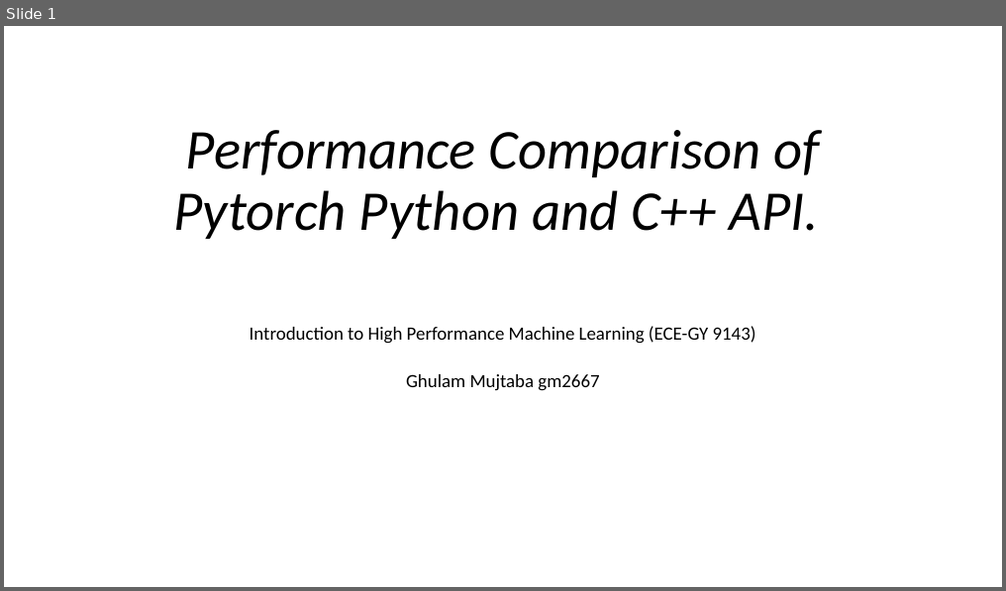
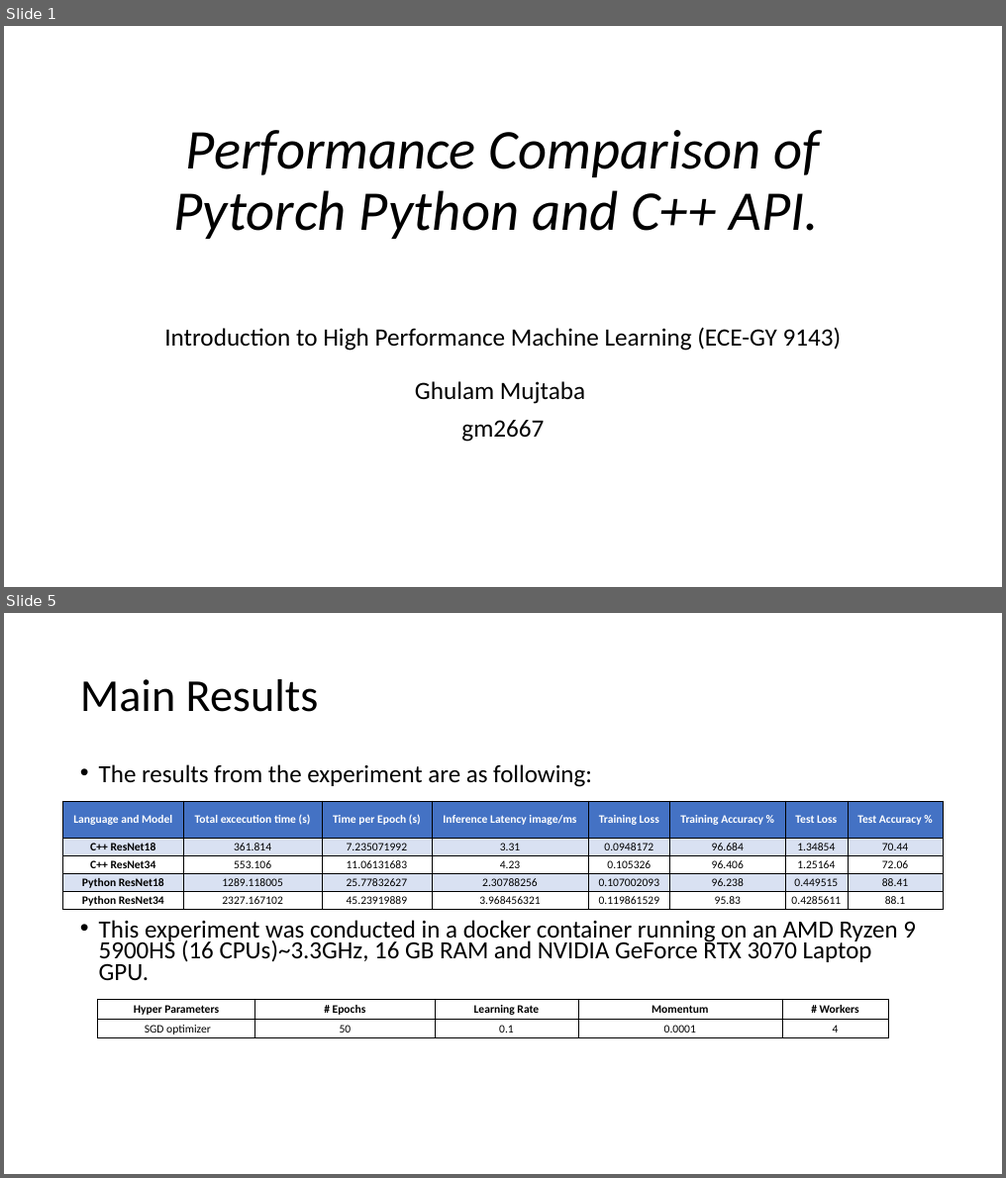
Before and after one commit to GM223/pytorch_python_cpp_benchmark_comparison, a slide deck: docs/project_presentation_gm2667.pptx. Shown one above the other, each under a label of ours: slide 1 before the commit, slides 1 and 5 after it; the slides between them are not shown. The pictures are 1006x591 and 1006x1178 pixels, drawn with LibreOffice and Linux fonts; fonts in the diff are those of the drawing. Boxes give left, top, right and bottom in pixels: in the first picture for what was removed or moved away, otherwise in the second. Text is boxed around its words. In the diff, an @@ line names an element or a change of style, - is before the commit and + after.

```diff
--- a/docs/project_presentation_gm2667.pptx
+++ b/docs/project_presentation_gm2667.pptx
@@ slide 5 added at [4,613,1002,1174], background #FFFFFF @@
@@ title added at [80,679,319,712], 44 pt, text #000000 @@
+Main Results
@@ text added at [99,764,916,981], 23.8 pt, text #000000 @@
+• The results from the experiment are as following:
+• This experiment was conducted in a docker container running on an AMD Ryzen 9 5900HS (16 CPUs)~3.3GHz, 16 GB RAM and NVIDIA GeForce RTX 3070 Laptop GPU.
@@ table added at [63,801,944,910], 5 rows, 8 columns @@
+Language and Model | Total excecution time (s) | Time per Epoch (s) | Inference Latency image/ms | Training Loss | Training Accuracy % | Test Loss | Test Accuracy %
+C++ ResNet18 | 361.814 | 7.235071992 | 3.31 | 0.0948172 | 96.684 | 1.34854 | 70.44
+C++ ResNet34 | 553.106 | 11.06131683 | 4.23 | 0.105326 | 96.406 | 1.25164 | 72.06
+Python ResNet18 | 1289.118005 | 25.77832627 | 2.30788256 | 0.107002093 | 96.238 | 0.449515 | 88.41
+Python ResNet34 | 2327.167102 | 45.23919889 | 3.968456321 | 0.119861529 | 95.83 | 0.4285611 | 88.1
@@ table added at [98,999,888,1039], 2 rows, 5 columns @@
+Hyper Parameters | # Epochs | Learning Rate | Momentum | # Workers
+SGD optimizer | 50 | 0.1 | 0.0001 | 4
@@ slide 1 changed as well @@
@@ subtitle at [164,327,842,442]: text changed; size 18 to 24 pt @@
-Introduction to High Performance Machine Learning (ECE-GY 9143)
-Ghulam Mujtaba gm2667
+Introduction to High Performance Machine Learning (ECE-GY 9143)
+Ghulam Mujtaba
+gm2667
```
Also in this commit, not shown: 2 other slides changed, 4 other slides added, 3 slides removed, 6 other files.
